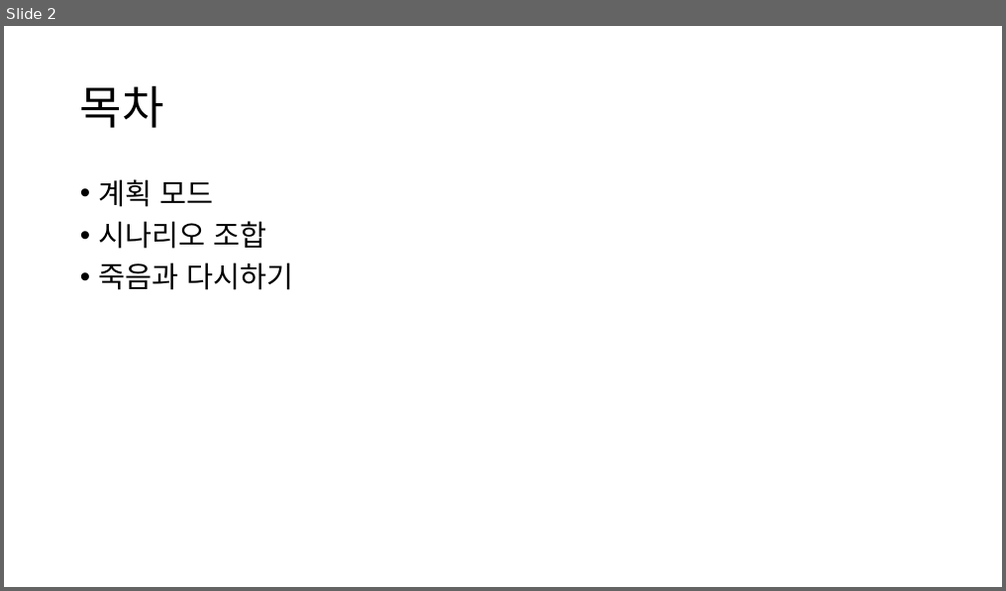
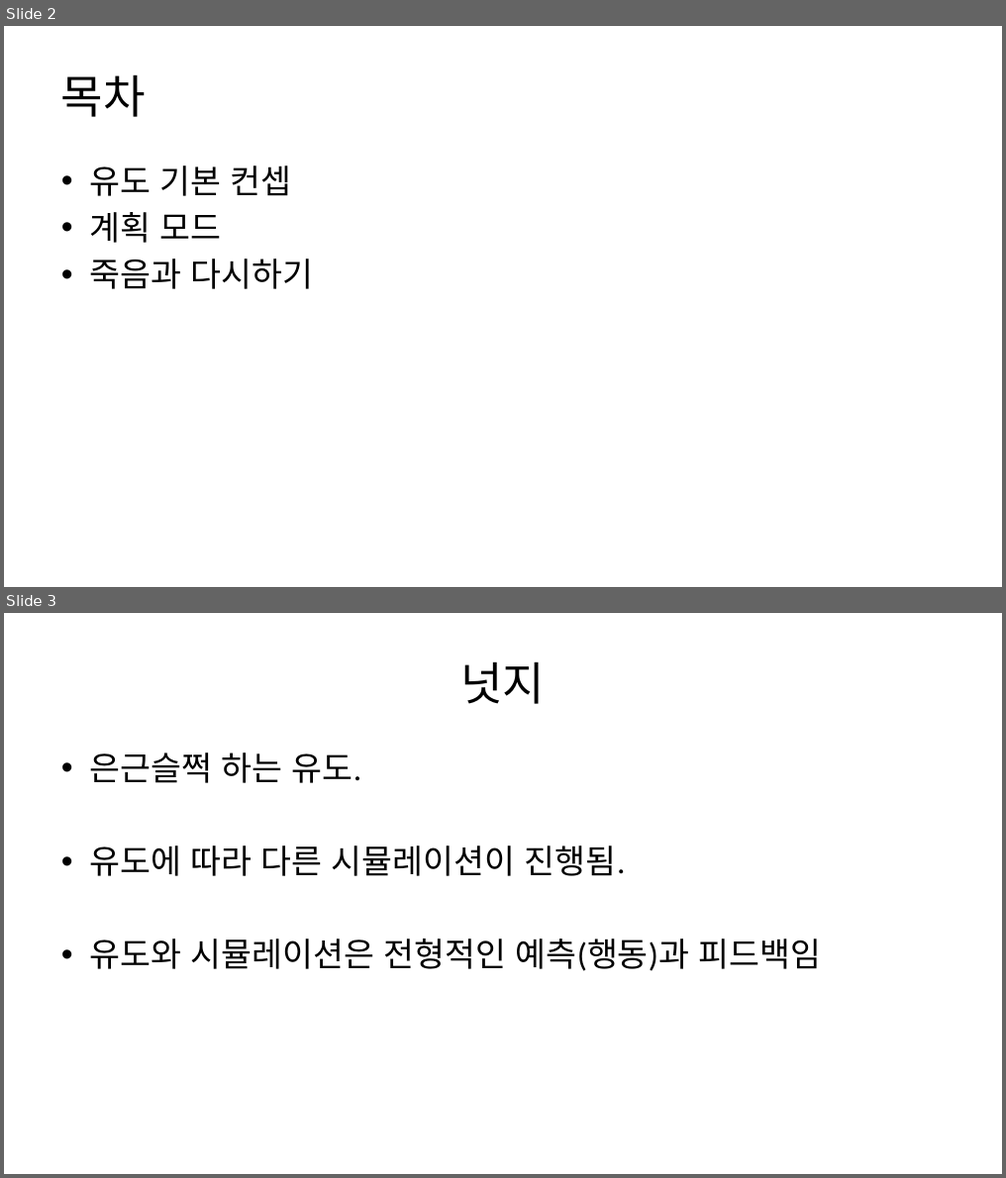
Before and after one commit to Penguin-God/Human_Doll_Play, a slide deck: 기획/문서/유도 시스템.pptx. Shown one above the other, each under a label of ours: slide 2 before the commit, slides 2 and 3 after it. The pictures are 1006x591 and 1006x1178 pixels, drawn with LibreOffice and Linux fonts; fonts in the diff are those of the drawing. Boxes give left, top, right and bottom in pixels: in the first picture for what was removed or moved away, otherwise in the second. Text is boxed around its words. In the diff, an @@ line names an element or a change of style, - is before the commit and + after.

```diff
--- a/기획/문서/유도 시스템.pptx
+++ b/기획/문서/유도 시스템.pptx
@@ slide 3 added at [4,613,1002,1174], background #FFFFFF @@
@@ title added at [460,662,545,704], 44 pt, text #000000 @@
+넛지
@@ text added at [89,753,821,971], 32 pt, text #000000 @@
+• 은근슬쩍 하는 유도.
+• 유도에 따라 다른 시뮬레이션이 진행됨.
+• 유도와 시뮬레이션은 전형적인 예측(행동)과 피드백임
@@ slide 2 changed as well @@
@@ title "목차": place and size @@
-title "목차" at [80,85,164,128]
+title "목차" at [61,75,146,117]
@@ title "목차" at [61,75,146,117]: font Noto Sans CJK KR to Calibri; line spacing 0.9 to 1 @@
@@ text "유도 기본 컨셉": place and size @@
-text "유도 기본 컨셉" at [99,179,294,290]
+text "유도 기본 컨셉" at [89,166,313,289]
@@ text at [89,166,292,196]: paragraph added @@
+• 유도 기본 컨셉
@@ text at [89,212,313,289]: size 28 to 32 pt, font Noto Sans CJK KR to Calibri in "계획 모드", "죽음과 다시하기"; indent changed; line spacing 0.9 to 1; less space between paragraphs @@
@@ text at [99,221,267,249]: paragraph removed @@
-• 시나리오 조합
```
Also in this commit, not shown: 5 other slides changed, 4 other slides added, 2 slides removed, 4 other files.
